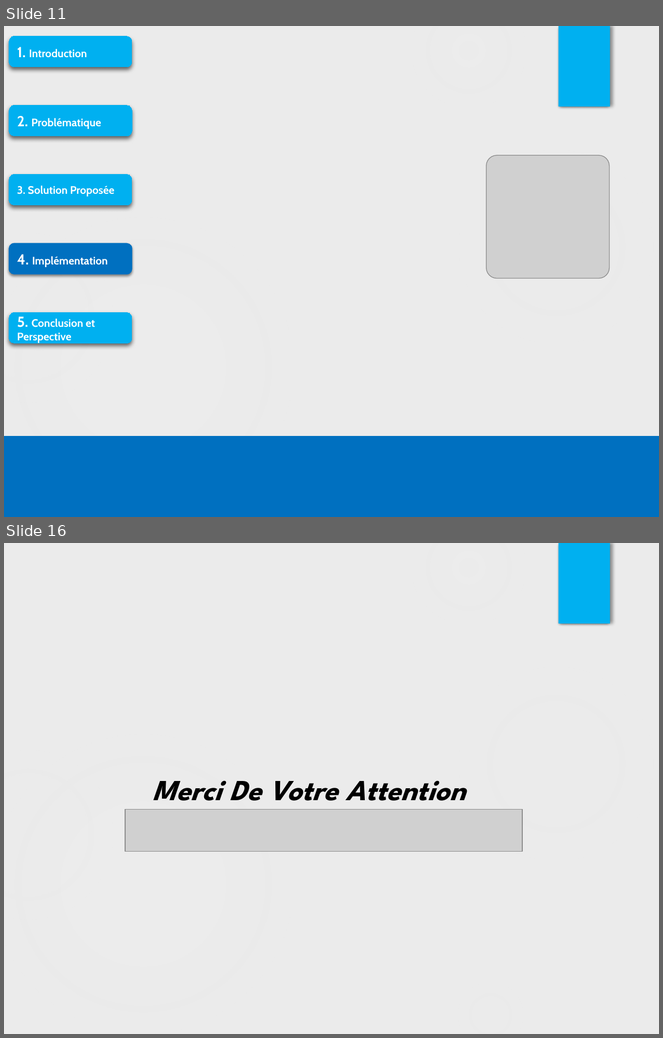
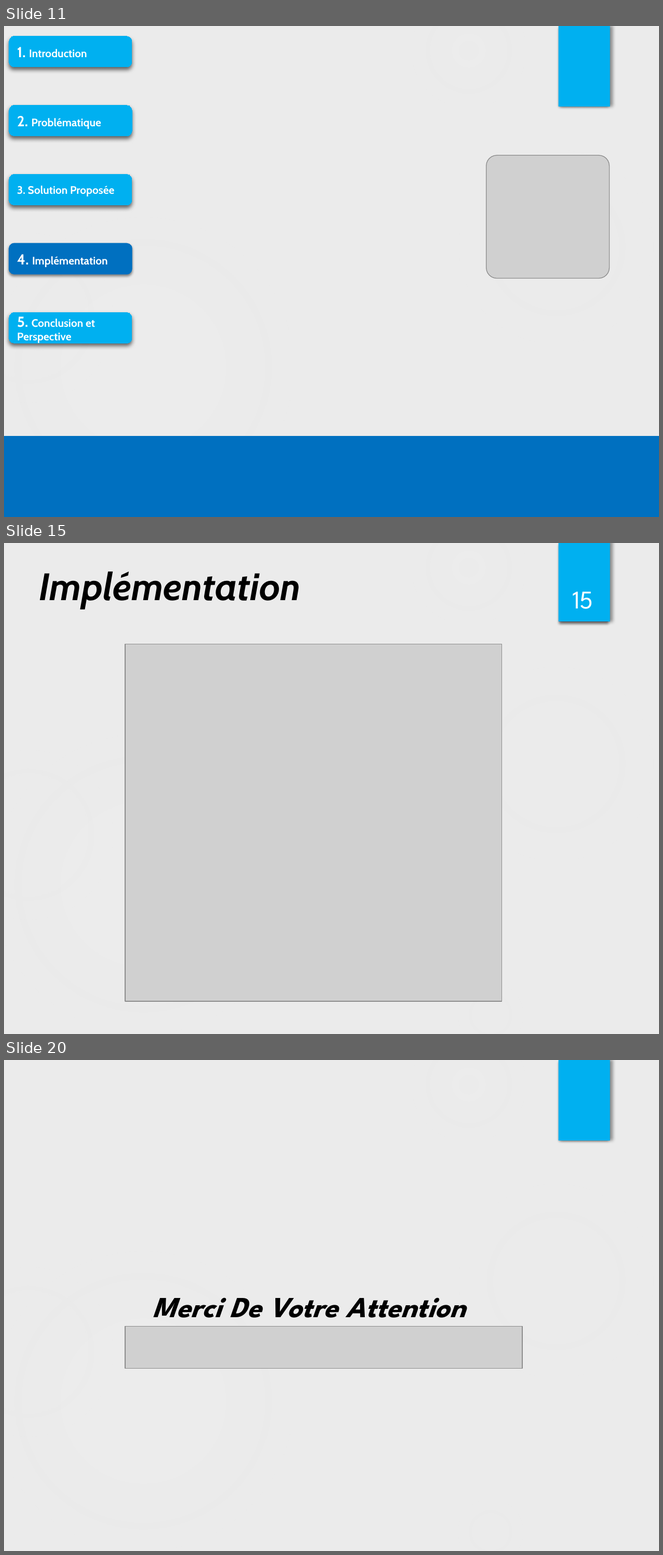
Before and after one commit to HAYKEL88/MASTER2_PFE, a slide deck: Docs/FinalPresentationPFE.pptx. Shown one above the other, each under a label of ours: slides 11 and 16 before the commit, slides 11, 15 and 20 after it; the slides between them are not shown. The pictures are 663x1038 and 663x1555 pixels, drawn with LibreOffice and Linux fonts; fonts in the diff are those of the drawing; grey boxes stand for pictures. Boxes give left, top, right and bottom in pixels: in the first picture for what was removed or moved away, otherwise in the second. Text is boxed around its words. In the diff, an @@ line names an element or a change of style, - is before the commit and + after.

```diff
--- a/Docs/FinalPresentationPFE.pptx
+++ b/Docs/FinalPresentationPFE.pptx
@@ slide 15 added at <box>4,543,659,1034</box>, background #EBEBEB; not listed: 6 template elements that a slide beside it also shows @@
@@ rectangle added at <box>558,543,610,622</box>, fill #00B0F0 @@
@@ text added at <box>39,572,301,609</box>, 42 pt, text #000000, bold, italic @@
+Implémentation
@@ text added at <box>572,591,594,609</box>, 28 pt, text #FFFFFF @@
+15
@@ picture added at <box>125,644,502,1002</box> @@
@@ what was slide 16 is now slide 20 @@
```
Also in this commit, not shown: 9 slides changed, 3 other slides added, 7 other files.
